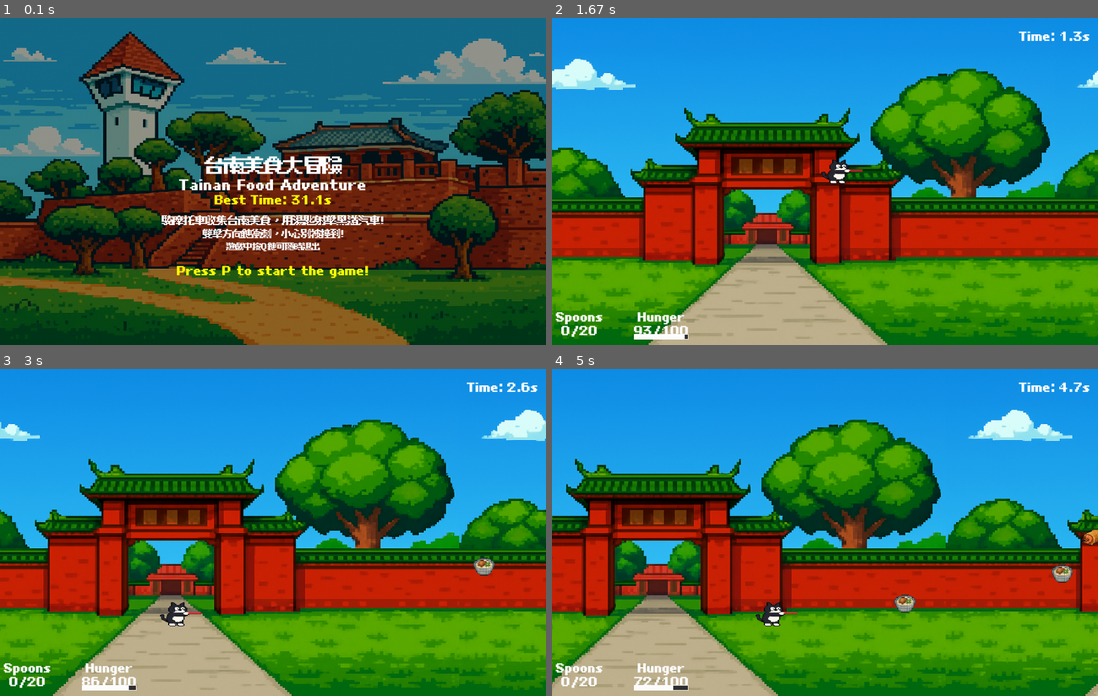
Above: before the commit, frames 1-4 (two rows, left to right).
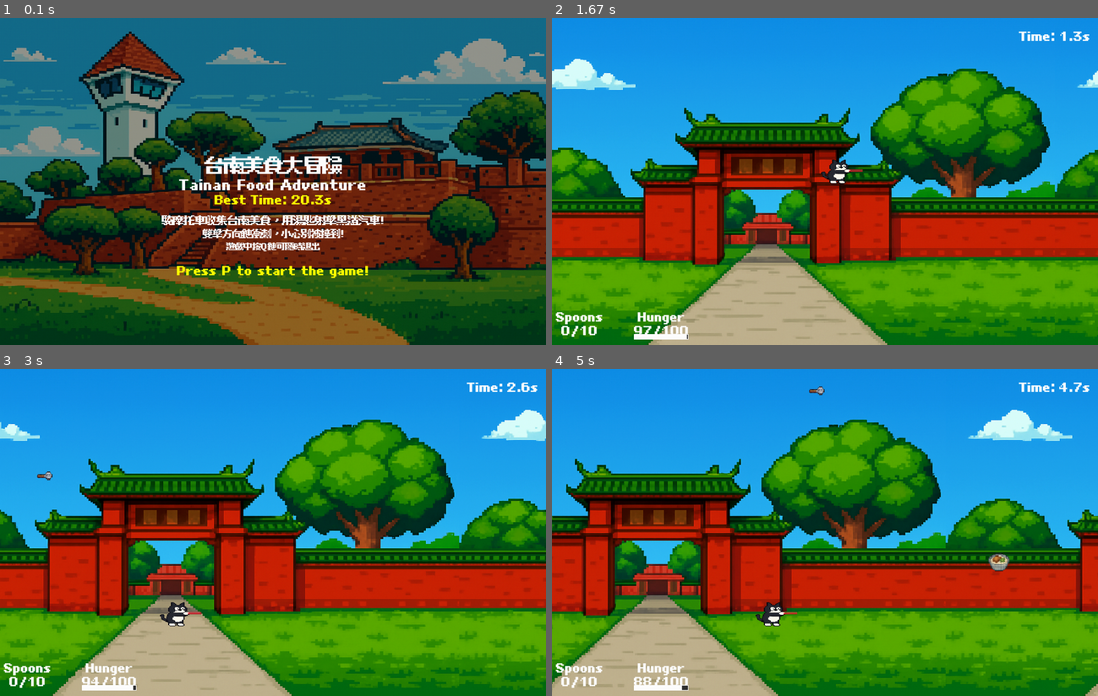
Above: after the commit, the same moments.

Repository: Yinwei-Chiu/Pygame-Final-Project
Game: pygame game, started from main.py
Same seed, same stepped clock (60 frames per second), same inputs: the game is played once before the commit and once after it.
Inputs:
- Up to frame 1 (0.1 s): no input
- Up to frame 2 (1.67 s): tap P at 0.33 s; hold Right 0.67-1.13 s; hold Up 1.17-1.47 s; hold Right from 1.5 s (still down)
- Up to frame 3 (3 s): release Right at 1.97 s; hold Left 2-2.53 s; hold Down 2.57-2.87 s; hold Left from 2.9 s (still down)
- Up to frame 4 (5 s): release Left at 3.3 s; hold Up 3.33-3.7 s; hold Right 3.73-4.37 s; hold Left from 4.8 s (still down)

The runs differ from the first frame. In frame 1, less than 0.1% of the frame differs, in the area x 53-60%, y 54-58%; in frame 2, less than 0.1%; in frame 3, 0.3%; in frame 4, 0.8%, in the area x 5-100%, y 5-99%.

Commit message:
powersystem

Diff:
--- a/BulletConfig.py
+++ /dev/null
@@ -1,53 +0,0 @@
-# setting_bullet.py
-
-
-BULLET_CONFIG = {
-    "spaceship": {
-        "speedx": 14,
-        "speedy": 0,
-        "damage": 6,
-        "animation": True
-    },
-    "spaceship-double": {
-        "speedx": 40,
-        "speedy": 0,
-        "damage": 8,
-        "animation": True
-    },
-    "spaceship-triple": {
-        "speedx": 7,
-        "speedy": 0,
-        "damage": 4,
-        "animation": True
-    },
-    "enemy1": {
-        "speedx": -4,
-        "speedy": 0,
-        "damage": 1,
-        "animation": False
-    },
-    "enemy2": {
-        "speedx": -8,
-        "speedy": 0,
-        "damage": 1,
-        "animation": False
-    },
-    "boss1": {
-        "speedx": -10,
-        "speedy": 0,
-        "damage": 1,
-        "animation": False
-    },
-    "boss2": {
-        "speedx": -20,
-        "speedy": 0,
-        "damage": 1,
-        "animation": False
-    },
-    "boss2-1": {
-        "speedx": -4,
-        "speedy": 0,
-        "damage": 1,
-        "animation": False
-    },
-}
--- a/User_data/user_data.json
+++ b/User_data/user_data.json
@@ -1 +1 @@
-{"money": 40190, "level": 3, "best_time": 31116}
+{"bullet": 0, "level": 3, "best_time": 20276}
--- a/bullet.py
+++ b/bullet.py
@@ -2,11 +2,13 @@
 from Config import *
 
 class Bullet(pygame.sprite.Sprite):
-    def __init__(self, x, y, speedx, speedy, damage=10):
+    def __init__(self, x, y, speedx = 20, speedy =0, damage=10):
         super().__init__()
         self.x = x
         self.y = y
-        # self.rect = self.image.get_rect(center=(self.x, self.y))
+        self.image = pygame.image.load("image/bullet/chopsticks.png")
+        self.image = pygame.transform.scale(self.image, (60,60))
+        self.rect = self.image.get_rect(center=(self.x, self.y))
         self.speedx = speedx
         self.speedy = speedy
         self.damage = damage
@@ -15,8 +17,6 @@
         self.animation_delay = 50
         self.is_animation = False
         self.animation = []
-        self.image = None
-        self.rect = None
 
 
     def update(self):
--- a/food_config.py
+++ b/food_config.py
@@ -3,10 +3,10 @@
 
 #食物種類
 food_dict = {
-    "coffin_bread": {"hunger":5, "path":"image/tainan_food/coffin_bread.png"},
-    "mango_ice": {"hunger":5, "path":"image/tainan_food/mango_ice.png"},
-    "noodle": {"hunger":5, "path":"image/tainan_food/noodle.png"},
+    "coffin_bread": {"hunger":3, "path":"image/tainan_food/coffin_bread.png"},
+    "mango_ice": {"hunger":2, "path":"image/tainan_food/mango_ice.png"},
+    "noodle": {"hunger":2, "path":"image/tainan_food/noodle.png"},
     "oyster_omlet": {"hunger":5, "path":"image/tainan_food/oyster_omlet.png"},
     "rice_cake": {"hunger":5, "path":"image/tainan_food/rice_cake.png"},
-    "shrimp_rool": {"hunger":5, "path":"image/tainan_food/shrimp_rool.png"}
+    "shrimp_rool": {"hunger":2, "path":"image/tainan_food/shrimp_rool.png"}
 }
--- a/game_model.py
+++ b/game_model.py
@@ -7,8 +7,10 @@
 from food_factory import FoodFactory
 from animation import Explosion
 from animation import FoodExplosion
+from animation import Heal
 from progress import Progress
 from spoon import SpoonItem
+from power import Power
 import boss
 
 
@@ -25,6 +27,7 @@
         self.animation_group = pygame.sprite.Group()
         self.boss_group = pygame.sprite.GroupSingle()
         self.spoon_group = pygame.sprite.Group()  # 湯匙道具群組
+        self.power_group = pygame.sprite.Group() # 道具群組
 
         self.food_generator_time = 0
         self.food_generator_delay = random.randint(*self.config["enemy_delay"])
@@ -38,6 +41,8 @@
         self.start_time = pygame.time.get_ticks()
         self.boss_time = self.config["boss_time"]
         self.progress = Progress(SCREEN_WIDTH - 50, 60, self.game_time, self.boss_time)
+
+        self.power_probability = 0.5
 
     def update(self):
         self.background.update()
@@ -45,6 +50,7 @@
         self.food_group.update()
         self.animation_group.update()
         self.boss_group.update()
+        self.power_group.update()
 
         # 檢查Boss是否需要重新刷新
         if self.boss_group.sprite:
@@ -72,7 +78,7 @@
         now = pygame.time.get_ticks()
         if now - self.food_generator_time > self.food_generator_delay:
             # 75% 機率生成美食，25% 機率生成湯匙道具
-            if random.random() < 0.9:
+            if random.random() < 0.5:
                 # 生成美食 - 從右側進入
                 food_type = random.choice(self.config["enemies"])
                 food_y = random.randint(SCREEN_HEIGHT - 300, SCREEN_HEIGHT - 150)
@@ -107,17 +113,19 @@
                 food_hit = pygame.sprite.spritecollide(bullet, self.food_group, False)
                 for food in food_hit:
                     player.eat_food(food.hunger)
-                    food.kill()
                     bullet.kill()
                     self.animation_group.add(
                         FoodExplosion(food.rect.centerx + random.randint(-60, 60),
-                                food.rect.centery + random.randint(-60, 60), 150)
-                    )
+                                food.rect.centery + random.randint(-60, 60), 150))
+                    if self.power_probability >= random.random():
+                        self.power_group.add(Power(food.rect.centerx, food.rect.centery))
+
+                    food.kill()
         # 玩家直接碰觸美食 - 吃食物恢復飢餓度
-        foods_collected = pygame.sprite.spritecollide(player, self.food_group, True)
-        for food in foods_collected:
-            player.eat_food(food.hunger)
-            self.animation_group.add(FoodExplosion(food.rect.centerx, food.rect.centery, 150))
+        # foods_collected = pygame.sprite.spritecollide(player, self.food_group, True)
+        # for food in foods_collected:
+        #     player.eat_food(food.hunger)
+        #     self.animation_group.add(FoodExplosion(food.rect.centerx, food.rect.centery, 150))
 
         # Boss碰撞檢測 - 在地面=死亡，跳躍=踩車
         if self.boss_group.sprite:
@@ -166,6 +174,15 @@
             player.add_ammo(spoon.value)
             self.animation_group.add(Explosion(spoon.rect.centerx, spoon.rect.centery, 30))
 
+        #收集其他道具
+        power_collected = pygame.sprite.spritecollide(player, self.power_group, False)
+        for power in power_collected:
+            player.apply_power(power)
+            self.animation_group.add(FoodExplosion(power.rect.centerx, power.rect.centery, 150))
+            if power.type == "heal":
+                self.animation_group.add(Heal(self.rect.centerx, self.rect.centery, 100))
+            power.kill()
+
     def check_for_state(self):
         player = self.player_group.sprite
         if player.lives <= 0:
@@ -175,6 +192,7 @@
         if boss and boss.hp <= 0:
             boss.kill()
             self.game_pass()
+            #self.user.level_up()
 
     def boss_appear(self):
         if self.game_time >= self.boss_time and not self.boss_group.sprite:
@@ -191,14 +209,12 @@
         self.boss_group.empty()
         self.animation_group.empty()
         self.spoon_group.empty()
-        self.money = 0
         self.start_time = pygame.time.get_ticks()
 
     def game_over(self):
         self.run = False
         self.wait = True
         self.finish_time = self.game_time
-        self.user.money += self.money
 
     def game_pass(self):
         self.run = False
@@ -208,7 +224,6 @@
         # 更新最佳紀錄
         if self.user.best_time == 0 or self.game_time < self.user.best_time:
             self.user.best_time = self.game_time
-        self.user.money += self.money
 
     def play_BGM(self):
         try:
--- a/game_view.py
+++ b/game_view.py
@@ -7,6 +7,7 @@
         model.player_group.draw(surface)
         model.player_group.sprite.bullet_group.draw(surface)
         model.food_group.draw(surface)
+        model.power_group.draw(surface)
         model.animation_group.draw(surface)
 
         # Boss需要特殊繪製以配合閃爍效果
--- a/player.py
+++ b/player.py
@@ -1,4 +1,5 @@
 import pygame
+from bullet import Bullet
 from Config import *
 
 # 載入角色圖片
@@ -8,33 +9,6 @@
     "shooting": pygame.transform.scale(
         pygame.image.load("image/benz_cat/shooting.png"), (90, 60))
 }
-
-def create_spoon_bullet():
-    """創建湯匙子彈圖片"""
-    try:
-        spoon_bullet = pygame.image.load("Image/bullet/chopsticks.png")
-        spoon_bullet = pygame.transform.scale(spoon_bullet, (70, 50))  # 從35x25再放大一倍到70x50
-        return spoon_bullet
-    except pygame.error:
-        # 如果找不到圖片，創建簡單的湯匙形狀
-        spoon_bullet = pygame.Surface((70, 50), pygame.SRCALPHA)  # 從35x25再放大一倍到70x50
-        pygame.draw.ellipse(spoon_bullet, (192, 192, 192), (40, 6, 28, 38))  # 匙頭，按比例放大
-        pygame.draw.rect(spoon_bullet, (139, 69, 19), (0, 20, 50, 10))  # 匙柄，按比例放大
-        return spoon_bullet
-
-class SpoonBullet(pygame.sprite.Sprite):
-    """湯匙子彈類別"""
-    def __init__(self, x, y):
-        super().__init__()
-        self.image = create_spoon_bullet()
-        self.rect = self.image.get_rect(center=(x, y))
-        self.speedx = 14
-        self.damage = 6
-
-    def update(self):
-        self.rect.x += self.speedx
-        if self.rect.x > SCREEN_WIDTH + 15:
-            self.kill()
 
 class Player(pygame.sprite.Sprite):
     def __init__(self):
@@ -46,13 +20,13 @@
         self.speed = 10
 
         # 彈藥系統（取代原本的無限子彈）
-        self.ammo = 5          # 開始時沒有湯匙
-        self.max_ammo = 20     # 最大湯匙數
+        self.ammo = 5          # 開始時有五雙筷子
+        self.max_ammo = 10     # 最大湯匙數
 
         # 飢餓度系統
         self.hunger = 100      # 飢餓度，100為飽足，0為餓死
         self.max_hunger = 100
-        self.hunger_decay_rate = 7  # 每秒減少的飢餓度
+        self.hunger_decay_rate = 3  # 每秒減少的飢餓度
         self.last_hunger_time = pygame.time.get_ticks()
 
         # 踩車重擊系統
@@ -216,8 +190,8 @@
             self.is_stomping = False  # 落地時重置踩車狀態
 
     def shoot(self):
-        """射擊湯匙"""
-        bullet = SpoonBullet(self.rect.right, self.rect.centery)
+        """射擊筷子"""
+        bullet = Bullet(self.rect.right, self.rect.centery)
         self.bullet_group.add(bullet)
         if self.shoot_sound:
             self.shoot_sound.play()
@@ -257,7 +231,7 @@
 
     def eat_food(self, food_value):
         """吃食物恢復飢餓度"""
-        hunger_restore = food_value * 10  # 每個食物價值恢復10點飢餓度
+        hunger_restore = food_value   # 每個食物價值恢復10點飢餓度
         self.hunger = min(self.hunger + hunger_restore, self.max_hunger)
 
     def update_hunger(self):
@@ -307,6 +281,7 @@
         self.left_key_pressed = False  # 重置按鍵狀態
         self.right_key_pressed = False
         self.ammo = 0  # 開始時沒有湯匙
+        self.max_ammo = 10
         self.hunger = 100  # 重置飢餓度
         self.last_hunger_time = pygame.time.get_ticks()
         self.lives = 1
@@ -315,3 +290,20 @@
 
     def change_image(self, new_image):
         self.image = new_image
+
+    def apply_power(self, power):
+        if power.type == "cube_sugar":
+            if self.hunger +10 >= 100:
+                self.hunger = 100
+            else:
+                self.hunger += 10
+            return
+        if power.type == "ice_bar":
+            if self.ammo +5 >= self.max_ammo:
+                self.ammo = self.max_ammo
+            else:
+                self.ammo += 5
+            return
+        if power.type == "turte_cake": # 龜苓膏 - 增加最大彈藥量
+            self.max_ammo +=5
+            return
--- /dev/null
+++ b/power.py
@@ -0,0 +1,37 @@
+import pygame
+import random
+from Config import *
+
+# 在 Power 類別之前就載好
+POWER_SIZE = (40, 32)
+POWER_IMAGES = {
+    "cube_sugar": pygame.transform.scale(
+        pygame.image.load("image/power/cube_sugar.png"),
+        POWER_SIZE
+    ),
+    "ice_bar": pygame.transform.scale(
+        pygame.image.load("image/power/Ice_bar.png"),
+        POWER_SIZE
+    ),
+    "turte_cake": pygame.transform.scale(
+        pygame.image.load("image/power/turtle_cake.png"),
+        POWER_SIZE
+    )
+}
+
+class Power(pygame.sprite.Sprite):
+    def __init__(self, x, y):
+        super().__init__()
+        self.x = x
+        self.y = y
+        self.type = random.choice(list(POWER_IMAGES.keys()))
+        self.image = POWER_IMAGES[self.type]
+        self.rect = self.image.get_rect(center=(self.x, self.y))
+        self.speed = 1
+
+
+    def update(self):
+        self.rect.y += self.speed
+
+        if self.rect.top > SCREEN_HEIGHT:
+            self.kill()
--- a/user.py
+++ b/user.py
@@ -3,7 +3,7 @@
 
 class User():
     def __init__(self):
-        self.money = 0
+        self.bullet = 0
         self.level = 1
         self.max_level = 3
         self.best_time = 0  # 最佳時間（毫秒）
@@ -21,7 +21,7 @@
         # 被儲存的位置在資料夾的User_data
         print("Saving user data...")
         data = {
-            "money": self.money,
+            "bullet": 0,
             "level": self.level,
             "best_time": self.best_time
         }
@@ -39,7 +39,7 @@
         try:
             with open("User_data/user_data.json", "r") as f:
                 data = json.load(f)
-                self.money = data.get("money", 0)
+                self.bullet = data.get("money", 0)
                 self.level = data.get("level", 1)
                 self.best_time = data.get("best_time", 0)
         except (FileNotFoundError, json.JSONDecodeError):
